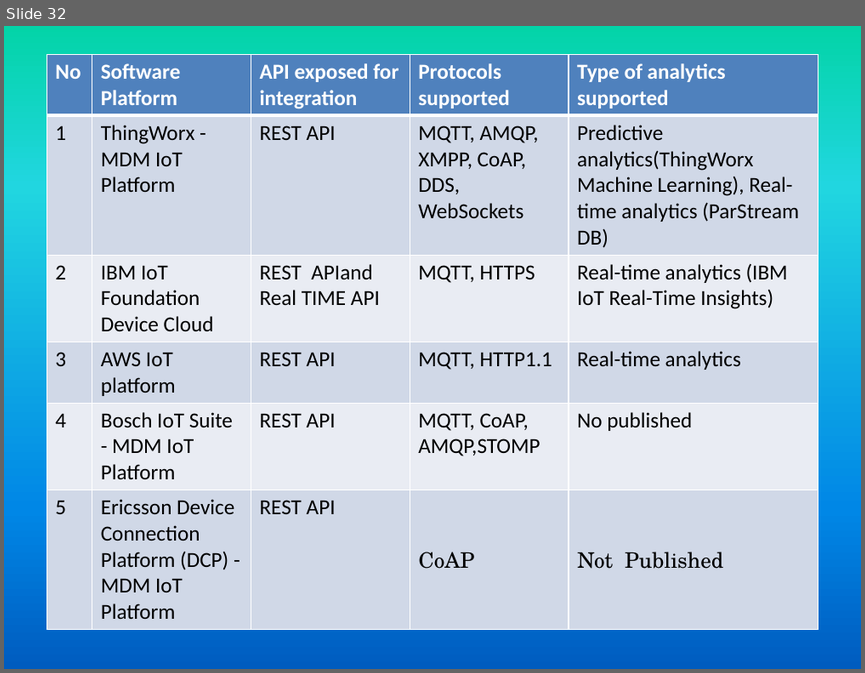
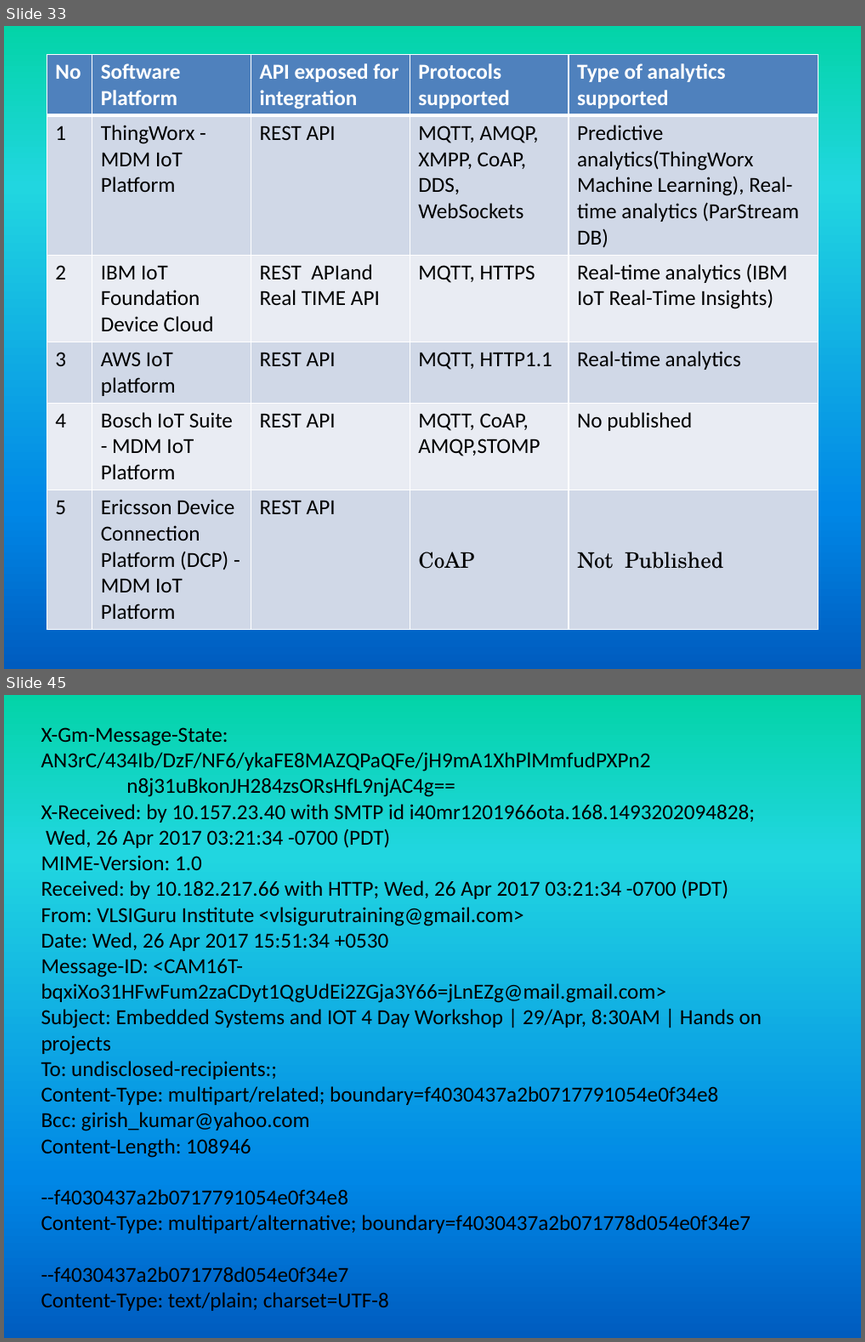
Before and after one commit to girishsukukumar/IOT, a slide deck: IO-1.pptx. Shown one above the other, each under a label of ours: slide 32 before the commit, slides 33 and 45 after it; the slides between them are not shown. The pictures are 865x673 and 865x1342 pixels, drawn with LibreOffice and Linux fonts; fonts in the diff are those of the drawing. Boxes give left, top, right and bottom in pixels: in the first picture for what was removed or moved away, otherwise in the second. Text is boxed around its words. In the diff, an @@ line names an element or a change of style, - is before the commit and + after.

```diff
--- a/IO-1.pptx
+++ b/IO-1.pptx
@@ slide 45 added at [4, 695, 861, 1338], background gradient #03D4A8 to #21D6E0 to #0087E6 to #005CBF @@
@@ text added at [41, 727, 762, 1310], 18 pt, text #000000 @@
+X-Gm-Message-State: AN3rC/434Ib/DzF/NF6/ykaFE8MAZQPaQFe/jH9mA1XhPlMmfudPXPn2
+n8j31uBkonJH284zsORsHfL9njAC4g==
+X-Received: by 10.157.23.40 with SMTP id i40mr1201966ota.168.1493202094828;
+Wed, 26 Apr 2017 03:21:34 -0700 (PDT)
+MIME-Version: 1.0
+Received: by 10.182.217.66 with HTTP; Wed, 26 Apr 2017 03:21:34 -0700 (PDT)
+From: VLSIGuru Institute <vlsigurutraining@gmail.com>
+Date: Wed, 26 Apr 2017 15:51:34 +0530
+Message-ID: <CAM16T-bqxiXo31HFwFum2zaCDyt1QgUdEi2ZGja3Y66=jLnEZg@mail.gmail.com>
+Subject: Embedded Systems and IOT 4 Day Workshop | 29/Apr, 8:30AM | Hands on projects
+To: undisclosed-recipients:;
+Content-Type: multipart/related; boundary=f4030437a2b0717791054e0f34e8
+Bcc: girish_kumar@yahoo.com
+Content-Length: 108946
+--f4030437a2b0717791054e0f34e8
+Content-Type: multipart/alternative; boundary=f4030437a2b071778d054e0f34e7
+--f4030437a2b071778d054e0f34e7
+Content-Type: text/plain; charset=UTF-8
@@ what was slide 32 is now slide 33 @@
```
Also in this commit, not shown: 2 slides changed, 20 other slides added.
